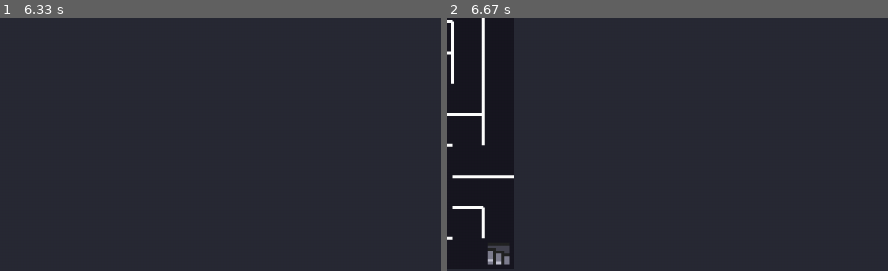
Above: before the commit, frames 1-2 (left to right).
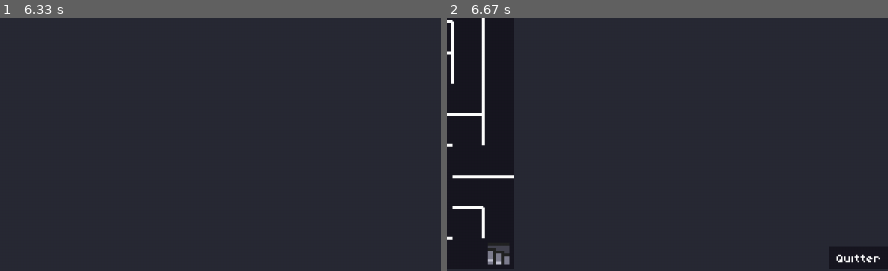
Above: after the commit, the same moments.

Repository: HerbeMalveillante/ProjetPeiP24
Game: pygame game, started from main.py
Two runs of this game, one before a commit and one after it. Both use one fixed random seed, a clock stepped at 60 frames per second and the inputs below.
Inputs (mouse positions are % of the whole screen's width and height, from its top left):
- Up to frame 1 (6.33 s): no input
- Up to frame 2 (6.67 s): click (52, 15) at 6.62 s
The pictures show only the part of the screen within x 49-99%, y 49-99%; the shares and areas given below are measured in that part.

Frame 1 is identical in both runs. In frame 2, 0.2% of the frame differs, in the area x 88-99%, y 93-97%.

Commit message:
pretty substancial improvements

Diff:
--- a/game.py
+++ b/game.py
@@ -7,21 +7,26 @@
 
 
 class Game(MenuFactory):
-    def __init__(self, parent):
-
-        super().__init__(parent)
-
+    def __init__(self, stack):
+
+        super().__init__()
+
+        self.stack = stack
         self.STAIRS_IMAGE = pygame.image.load("stairs.png").convert()
         self.STAIRS_IMAGE = pygame.transform.scale(
             self.STAIRS_IMAGE, (int(LABYRINTH_RESOLUTION * 0.7), int(LABYRINTH_RESOLUTION * 0.7))
         )
 
-        screen = pygame.display.get_surface()
-
-        self.debug_text = Text(self, screen.get_width() - 300, 20, WHITE, "LoremIpsum")
+        self.screen = pygame.display.get_surface()
+
+        self.debug_text = Text(self.screen.get_width() - 300, 20, WHITE, "LoremIpsum")
         self.elements.add(self.debug_text)
-        self.debug_text_2 = Text(self, screen.get_width() - 300, 50, WHITE, "LoremIpsum")
+        self.debug_text_2 = Text(self.screen.get_width() - 300, 50, WHITE, "LoremIpsum")
         self.elements.add(self.debug_text_2)
+        self.quit_button = Button(
+            self.screen.get_width() - 100, self.screen.get_height() - 50, 80, 30, BUTTON_COLOR, "Quitter", self.back
+        )
+        self.buttons.add(self.quit_button)
 
         self.level = 0
 
@@ -34,7 +39,7 @@
         # On place la sortie
         # etc
         self.labyrinth = Labyrinth(
-            self, (16 + self.level * 2, 16 + self.level * 2), "dead-end-filling", "recursive-backtracking", 0.1
+            (16 + self.level * 2, 16 + self.level * 2), "dead-end-filling", "recursive-backtracking", 0.1
         )
         while not self.labyrinth.generation_data["is_generated"]:
             self.labyrinth.generate_step()
@@ -106,7 +111,7 @@
         )
 
         # On la dessine à l'écran
-        self.parent.parent.screen.blit(labyrinth_image, (20, 20))
+        self.screen.blit(labyrinth_image, (20, 20))
 
         # Game layer
         self.game_layer.fill((0, 0, 0, 0))
@@ -135,7 +140,7 @@
         game_layer_image = pygame.transform.scale(
             self.game_layer, (int(ratio * self.game_layer.get_size()[0]), displayable_height)
         )
-        self.parent.parent.screen.blit(game_layer_image, (20, 20))
+        self.screen.blit(game_layer_image, (20, 20))
 
         super().draw()
 
@@ -159,24 +164,21 @@
                     self.character.move("right")
 
     def back(self):
-        self.parent.parent.stack.pop()
-        self.parent.parent.stack.pop()
+        self.stack.pop()
 
     def lose(self):
-        # self.parent.parent.stack.pop()
-        self.parent.parent.stack.append(EndGameScreen(self, "testData"))
+        self.stack.append(EndGameScreen(self.stack, "testData", self))
 
 
 class EndGameScreen(MenuFactory):
 
-    def __init__(self, parent, gamedata):
-        super().__init__(parent.parent.parent)
-
-        self.GAME = parent
+    def __init__(self, stack, gamedata, game):
+        super().__init__()
+
+        self.GAME = game
 
         self.buttons.add(
             Button(
-                self,
                 WIDTH / 2 - 90,
                 53,
                 180,
@@ -189,23 +191,26 @@
 
         self.buttons.add(
             Button(
-                self,
                 WIDTH / 2 - 90,
                 93,
                 180,
                 30,
                 BUTTON_COLOR,
                 "Menu principal",
-                self.back,
+                self.doubleBack,
             )
         )
 
-        self.elements.add(Text(self, WIDTH / 2 - 90, 10, (255, 255, 255), gamedata))
+        self.elements.add(Text(WIDTH / 2 - 90, 10, (255, 255, 255), gamedata))
 
     def replay(self):
         self.GAME.level = 0
         self.GAME.load_level()
-        self.GAME.parent.parent.stack.pop()
+        self.GAME.stack.pop()
+
+    def doubleBack(self):
+        self.GAME.back()
+        self.GAME.back()
 
     def back(self):
 
--- a/labyrinth.py
+++ b/labyrinth.py
@@ -7,10 +7,9 @@
 
 class Labyrinth(pygame.sprite.Sprite):
 
-    def __init__(self, parent, size, generation_algorithm, resolution_algorithm, looping_factor):
+    def __init__(self, size, generation_algorithm, resolution_algorithm, looping_factor):
         super().__init__()
 
-        self.parent = parent
         self.width = size[0]
         self.height = size[1]
         self.matrix = [[j + i * self.width for j in range(self.width)] for i in range(self.height)]
--- a/menu.py
+++ b/menu.py
@@ -1,6 +1,6 @@
 import pygame
-from constants import WIDTH, HEIGHT, BUTTON_COLOR
-from labyrinth import Labyrinth
+from constants import WIDTH, BUTTON_COLOR
+from menuresolutioncustom import Resolution_Custom
 from game import Game
 from menufactory import MenuFactory, Button, Text
 
@@ -12,7 +12,8 @@
 
         self.screen = pygame.display.get_surface()
 
-        self.stack = [Main_Menu(self)]
+        self.stack = []
+        self.stack.append(Main_Menu(self.stack))
 
     def update(self, clock):
 
@@ -43,14 +44,15 @@
 
 
 class Main_Menu(MenuFactory):
-    def __init__(self, parent):
-        super().__init__(parent)
+    def __init__(self, stack):
+        super().__init__()
 
-        self.elements.add(Text(self, WIDTH / 2 - 90, 10, (255, 255, 255), "Labyrinthe"))
+        self.stack = stack
+
+        self.elements.add(Text(WIDTH / 2 - 90, 10, (255, 255, 255), "Labyrinthe"))
 
         self.buttons.add(
             Button(
-                self,
                 WIDTH / 2 - 90,
                 53,
                 180,
@@ -61,60 +63,22 @@
             )
         )
 
-        self.buttons.add(Button(self, WIDTH / 2 - 90, 93, 180, 30, BUTTON_COLOR, "Jouer", self.start_game))
+        self.buttons.add(Button(WIDTH / 2 - 90, 93, 180, 30, BUTTON_COLOR, "Jouer", self.start_game))
 
         self.buttons.add(
             Button(
-                self,
                 WIDTH / 2 - 90,
                 133,
                 180,
                 30,
                 BUTTON_COLOR,
                 "Quitter",
-                self.parent.back,
+                exit,
             )
         )
 
     def resolution_custom(self):
-        self.parent.stack.append(Resolution(self))
+        self.stack.append(Resolution_Custom(self.stack))
 
     def start_game(self):
-        self.parent.stack.append(Game(self))
-
-
-class Resolution(MenuFactory):
-    """
-    Cette classe permet d'afficher la génération, puis la résolution du labyrinthe.
-    On aura un autre menu entre le menu principal et celui-ci, qui permettra de choisir les options de génération et de résolution qui seront passés en paramètres.
-    """
-
-    def __init__(self, parent):
-        super().__init__(parent)
-
-        self.labyrinth = Labyrinth(self, (24, 24), "dead-end-filling", "recursive-backtracking", 0.1)
-
-    def update(self, clock):
-        clock.tick()
-        if not self.labyrinth.generation_data["is_generated"]:
-            self.labyrinth.generate_step()
-        else:
-            if not self.labyrinth.resolution_data["is_solved"]:
-                self.labyrinth.resolve_step()
-
-    def draw(self):
-        labyrinth_image = self.labyrinth.get_image()
-        labyrinth_image_height = labyrinth_image.get_size()[1]
-        displayable_height = HEIGHT - 40
-        ratio = displayable_height / labyrinth_image_height
-        labyrinth_image = pygame.transform.scale(
-            labyrinth_image, (int(ratio * labyrinth_image.get_size()[0]), displayable_height)
-        )
-        pathfinding_image = self.labyrinth.get_pathfinding_image()
-        pathfinding_image = pygame.transform.scale(
-            pathfinding_image, (int(ratio * pathfinding_image.get_size()[0]), displayable_height)
-        )
-
-        # On la dessine à l'écran
-        self.parent.parent.screen.blit(labyrinth_image, (20, 20))
-        self.parent.parent.screen.blit(pathfinding_image, (20, 20))
+        self.stack.append(Game(self.stack))
--- a/menufactory.py
+++ b/menufactory.py
@@ -3,8 +3,7 @@
 
 
 class MenuFactory:
-    def __init__(self, parent):
-        self.parent = parent
+    def __init__(self):
         self.buttons = pygame.sprite.Group()
         self.elements = pygame.sprite.Group()
 
@@ -34,9 +33,9 @@
 
 
 class Button(pygame.sprite.Sprite):
-    def __init__(self, parent, x, y, width, height, color, text, function):
+    def __init__(self, x, y, width, height, color, text, function):
         super().__init__()
-        self.parent = parent
+        self.screen = pygame.display.get_surface()
         self.x = x
         self.y = y
         self.width = width
@@ -59,14 +58,13 @@
 
     def draw(self):
 
-        self.parent.parent.screen.blit(self.image, (self.x, self.y))
+        self.screen.blit(self.image, (self.x, self.y))
 
 
 class Text(pygame.sprite.Sprite):
 
-    def __init__(self, parent, x, y, color, text):
+    def __init__(self, x, y, color, text):
         super().__init__()
-        self.parent = parent
         self.x = x
         self.y = y
         self.color = color
--- /dev/null
+++ b/menuresolutioncustom.py
@@ -0,0 +1,40 @@
+import menufactory
+import pygame
+from resolution import Resolution
+from constants import BUTTON_COLOR
+
+
+class Resolution_Custom(menufactory.MenuFactory):
+
+    def __init__(self, stack):
+        super().__init__()
+
+        self.stack = stack
+        self.screen = pygame.display.get_surface()
+
+        text1 = menufactory.Text(10, 10, (255, 255, 255), "Custom Resolution")
+        self.elements.add(text1)
+
+        buttonResolution = menufactory.Button(
+            10, 50, 200, 30, BUTTON_COLOR, "Générer et Résoudre", self.initiate_solve
+        )
+        self.buttons.add(buttonResolution)
+
+        button_back = menufactory.Button(
+            self.screen.get_width() - 100,
+            self.screen.get_height() - 50,
+            80,
+            30,
+            BUTTON_COLOR,
+            "Retour",
+            self.stack.pop,
+        )
+        self.buttons.add(button_back)
+
+    def initiate_solve(self):
+        # Retrieve the correct data from the inputs and create the corresponding resolution
+        # add the resolution to the stack
+        self.stack.append(Resolution(self.stack))
+
+    def draw(self):
+        super().draw()
--- /dev/null
+++ b/resolution.py
@@ -0,0 +1,58 @@
+from menufactory import MenuFactory, Button
+from labyrinth import Labyrinth
+from constants import *
+import pygame
+
+
+class Resolution(MenuFactory):
+    """
+    Cette classe permet d'afficher la génération, puis la résolution du labyrinthe.
+    On aura un autre menu entre le menu principal et celui-ci, qui permettra de choisir les options de génération et de résolution qui seront passés en paramètres.
+    """
+
+    def __init__(self, stack):
+        super().__init__()
+
+        self.stack = stack
+        self.screen = pygame.display.get_surface()
+
+        self.labyrinth = Labyrinth((24, 24), "dead-end-filling", "recursive-backtracking", 0.1)
+
+        quit_button = Button(
+            self.screen.get_width() - 100,
+            self.screen.get_height() - 50,
+            80,
+            30,
+            BUTTON_COLOR,
+            "Retour",
+            self.stack.pop,
+        )
+        self.buttons.add(quit_button)
+
+    def update(self, clock):
+        clock.tick()
+        if not self.labyrinth.generation_data["is_generated"]:
+            self.labyrinth.generate_step()
+        else:
+            if not self.labyrinth.resolution_data["is_solved"]:
+                self.labyrinth.resolve_step()
+
+    def draw(self):
+
+        super().draw()
+
+        labyrinth_image = self.labyrinth.get_image()
+        labyrinth_image_height = labyrinth_image.get_size()[1]
+        displayable_height = HEIGHT - 40
+        ratio = displayable_height / labyrinth_image_height
+        labyrinth_image = pygame.transform.scale(
+            labyrinth_image, (int(ratio * labyrinth_image.get_size()[0]), displayable_height)
+        )
+        pathfinding_image = self.labyrinth.get_pathfinding_image()
+        pathfinding_image = pygame.transform.scale(
+            pathfinding_image, (int(ratio * pathfinding_image.get_size()[0]), displayable_height)
+        )
+
+        # On la dessine à l'écran
+        self.screen.blit(labyrinth_image, (20, 20))
+        self.screen.blit(pathfinding_image, (20, 20))
Not shown, changed: rapports/s9-27-03-24.md
Not shown, added: rapports/todolistFinale.md
